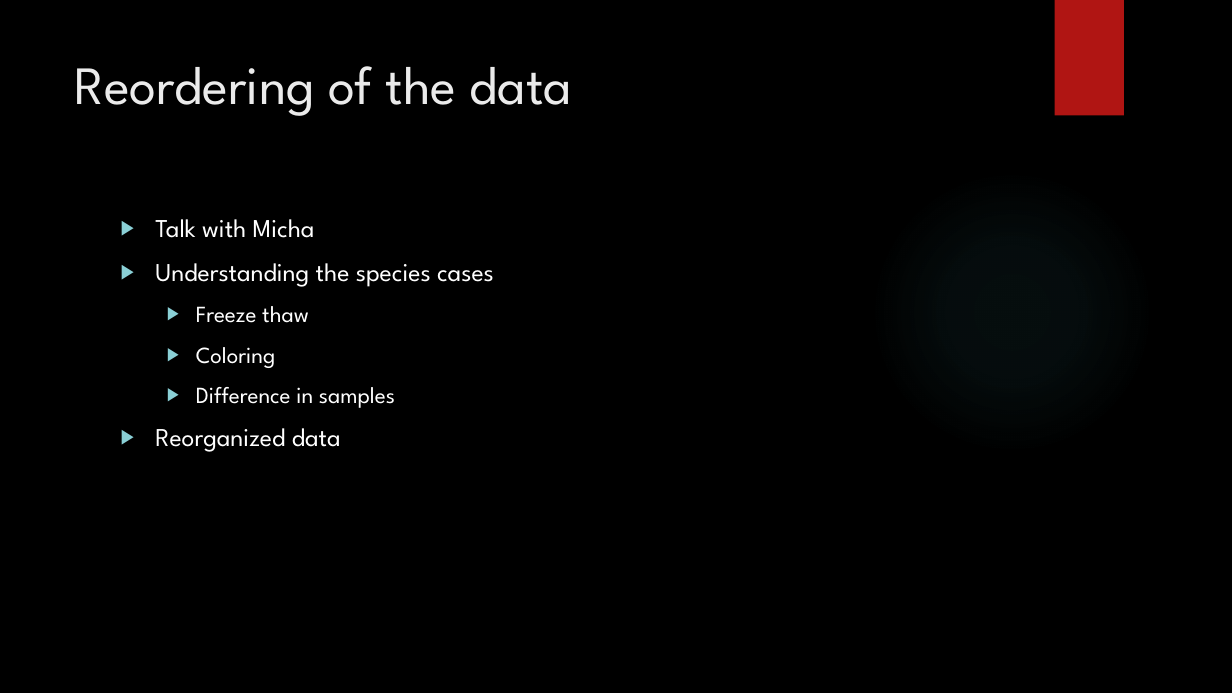
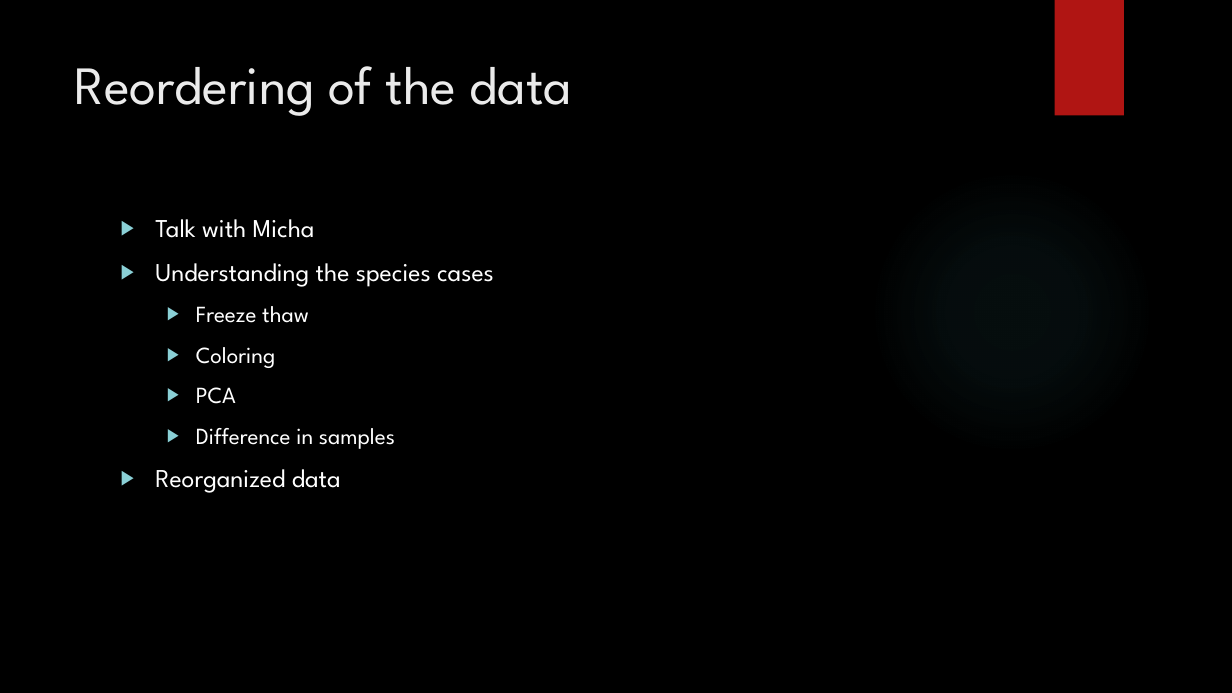
Before and after one commit to PascalVisser/bioplastic_degradation, a slide deck: slide 3 of EndofsprintPresentation.pptx. Drawn at 1232x693 pixels with LibreOffice and Linux fonts; fonts in the diff are those of the drawing; background and template pictures are left out. Boxes give left, top, right and bottom in pixels: in the first picture for what was removed or moved away, otherwise in the second. Text is boxed around its words. In the diff, an @@ line names an element or a change of style, - is before the commit and + after.

Commit message:
Minor changes

```diff
--- a/EndofsprintPresentation.pptx
+++ b/EndofsprintPresentation.pptx
@@ text at (x1=196, y1=387, x2=236, y2=404): paragraph added @@
+  ▶ PCA
```
